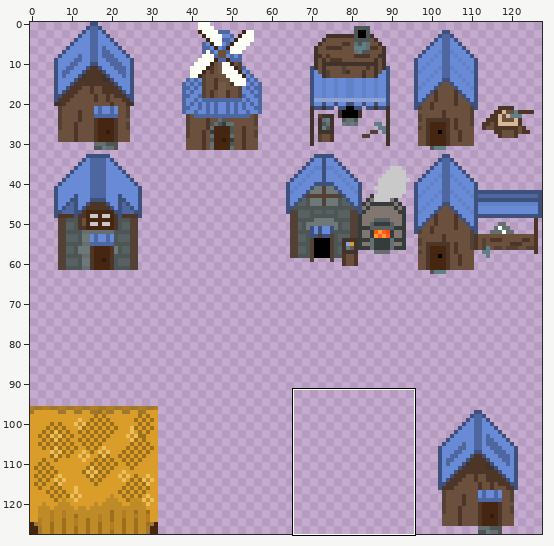
Sprite sheet, stored at GodAlchemy/Assets/Sprites/Buildings/buildings_spritesheet_1 1.png. The picture above shows the old version from afar; the outline marks the close-up.
Close-up. First the earlier version:
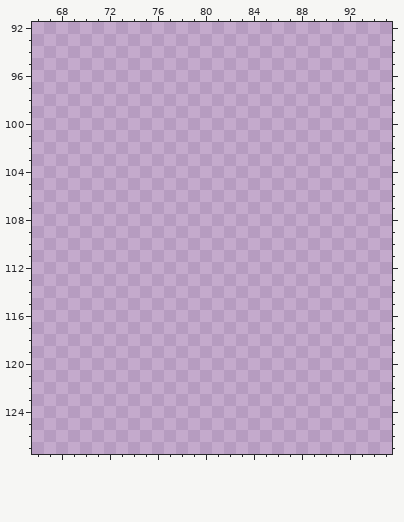
The file is 128x128 pixels. Colours within 5 levels of each other are drawn and written as one. Shown: x 66..95, y 92..127. The commit also changed other parts of the picture, which this record leaves out.
The same view after the edit:
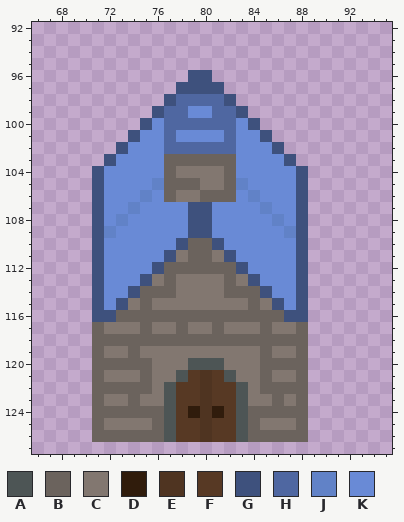
Palette (. is transparent): A #4d5555  B #6b635d  C #827770  D #301c0c  E #4f3421  F #573924  G #3e517d  H #4f67a1  J #6182c7  K #698ad6
Changes in this commit:
Changed rows in their new state; - is an unchanged pixel.
first column x 71:
 96 --------GG--------
 97 -------GGGG-------
 98 ------GHHHHG------
 99 -----GHHKKHHG-----
100 ----GKHHHHHHKG----
101 ---GKKHKKKKHKKG---
102 --GKKKHHHHHHKKKG--
103 -GKKKKBBBBBBKKKKG-
104 GKKKKKBCCCCBKKKKKG
105 GKKKKJBBBCCBJKKKKG
106 GKKKJKBCCBBBKJKKKG
107 GKKJKKKKGGKKKKJKKG
108 GKJKKKKKGGKKKKKJKG
109 GJKKKKKKGGKKKKKKJG
110 GKKKKKKGBBGKKKKKKG
111 GKKKKKGCBBCGKKKKKG
112 GKKKKGBBBBBBGKKKKG
113 GKKKGCBCCCCBCGKKKG
114 GKKGBBBCCCCBBBGKKG
115 GKGCBCCCCCCCCBCGKG
116 GGBBBBBBBBBBBBBBGG
117 BCCCBCCBCCBCCCBCCB
118 BBBBBBBBBBBBBBBBBB
119 BCCBCCCCCCCCCCBCCB
120 BBBBBCCCAAACCCBBBB
121 BCCCBCCAFEFACCBCCB
122 BBBBBCAFFEFFACBBBB
123 BCCBCCAFFEFFACCBCB
124 BBBBBBAFDEDFABBBBB
125 BCCCCBAFFEFFABCCCB
126 BBBBBBAFFEFFABBBBB
